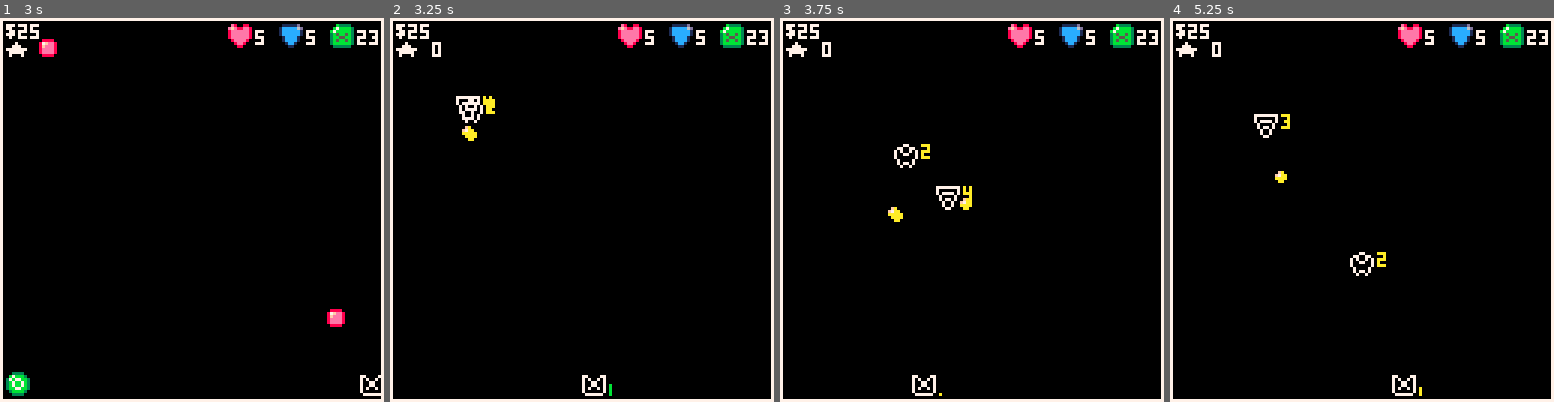
Above: before the commit, frames 1-4 (left to right).
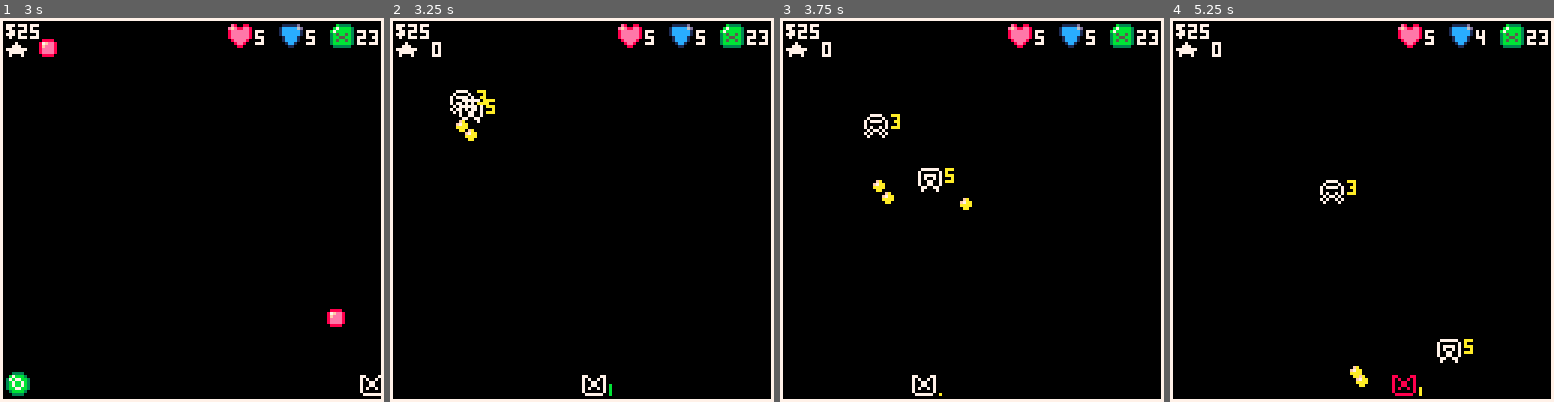
Above: after the commit, the same moments.

Repository: NinetiesPaul/Orion-s-Defender
Game: PICO-8 cartridge orionsdefender.p8
The game is run twice, just before and just after one commit, with the same random seed, the same clock (stepped at 60 frames per second) and the same inputs.
Inputs:
- Up to frame 1 (3 s): tap X (X key) at 0.33, 1.07, 1.85, 2.97 s; tap O (Z key) at 0.7, 1.7, 2.1, 2.5, 2.9 s; hold Right 1.6-2.1 s; hold Up 2.15-2.42 s; hold Right from 2.47 s (still down)
- Up to frame 2 (3.25 s): release Right at 3.03 s; hold Left from 3.08 s (still down)
- Up to frame 3 (3.75 s): tap O (Z key) at 3.3, 3.7 s; release Left at 3.58 s; hold Down from 3.63 s (still down)
- Up to frame 4 (5.25 s): release Down at 3.97 s; hold Right 4.02-4.68 s; tap X (X key) at 4.08, 5.2 s; tap O (Z key) at 4.1, 4.5, 4.9 s; hold Up 4.73-5.03 s; hold Left from 5.08 s (still down)

Frame 1 is identical in both runs. In frame 2, 0.4% of the frame differs, in the area x 15-28%, y 18-31%; in frame 3, 1.2%; in frame 4, 1.4%, in the area x 21-83%, y 3-99%.

Commit message:
changed scoring and rewarding mechanics

Diff:
--- a/orionsdefender.p8
+++ b/orionsdefender.p8
@@ -42,6 +42,7 @@
 	clock = 0
 	current_view = views[6]
 	rewards_given = false
+	battle_rewards = 0
 	r_fuel = 0
 	r_scraps = 0
 	-- player variables
@@ -97,7 +98,9 @@
 			["b_speed"] =  0.5,
 			["b_cdr"] = 90,
 			["n_destroyed"] = 0,
-			["knowledge_level"] = 0
+			["knowledge_level"] = 0,
+			["score"] = 100,
+			["reward"] = 8
 		},
 		{
 			["spr_ok"] = 010,
@@ -108,7 +111,9 @@
 			["b_speed"] =  1,
 			["b_cdr"] = 60,
 			["n_destroyed"] = 0,
-			["knowledge_level"] = 0
+			["knowledge_level"] = 0,
+			["score"] = 125,
+			["reward"] = 12
 		},
 		{
 			["spr_ok"] = 011,
@@ -119,7 +124,9 @@
 			["b_speed"] =  1.5,
 			["b_cdr"] = 45,
 			["n_destroyed"] = 0,
-			["knowledge_level"] = 0
+			["knowledge_level"] = 0,
+			["score"] = 150,
+			["reward"] = 14
 		},
 		{
 			["spr_ok"] = 012,
@@ -130,7 +137,9 @@
 			["b_speed"] =  2,
 			["b_cdr"] = 30,
 			["n_destroyed"] = 0,
-			["knowledge_level"] = 0
+			["knowledge_level"] = 0,
+			["score"] = 175,
+			["reward"] = 16
 		}
 	}
 	enemies = {}
@@ -287,7 +296,7 @@
 
 	while(enemy_count > 0)
 	do
-		enemy_data = enemy_list[flr(rnd(count(enemy_list)))+1]
+		enemy_data = rnd(enemy_list)
 		local enemy = {}
 		enemy.spr = enemy_data["spr_ok"]
 		enemy.spr_damage = enemy_data["spr_damage"]
@@ -299,10 +308,12 @@
 		enemy.y = flr(rnd(15))+15
 		enemy.sx = enemy.x
 		enemy.sy = enemy.y
-		enemy.lx = enemy.x+rnd(30)+30
-		enemy.ly = enemy.y+rnd(30)+30
+		enemy.lx = enemy.x+rnd(30)+60
+		enemy.ly = enemy.y+rnd(30)+60
 		enemy.move_forward = true
 		enemy.fire = true
+		enemy.score = enemy_data.score
+		enemy.reward = enemy_data.reward
 		enemy.cdr = enemy_data["b_cdr"]
 		enemy.collateral = false
 		add(enemies, enemy)
@@ -318,11 +329,11 @@
 		x = difficulty * (flr(rnd(5)) + 1)
 		fuel += x
 		r_fuel = x
-		scraps_reward = x * 10
-		scraps += scraps_reward
-		r_scraps = scraps_reward
+		scraps += battle_rewards
+		r_scraps = battle_rewards
 		rewards_given = true
 		bullet_cooldown = 0
+		battle_rewards = 0
 	else
 		if btnp(4) or btnp(5) then
 			current_view = views[1]
@@ -452,8 +463,7 @@
 		local bullet = {}
 		bullet.x = ship_x
 		bullet.y = ship_y - 8
-		--bullet.critical = (rnd() > random_factor) and true or false
-		bullet.critical = false
+		bullet.critical = (rnd() > random_factor) and true or false
 		bullet.spr = (bullet.critical == true) and 049 or 001
 
 		bullet_cooldown = bullet_cooldown_rate
@@ -505,8 +515,9 @@
 					end
 				end
 
+				score += e.score
+				battle_rewards += flr(10 + (e.reward * (difficulty/2)))
 				del(enemies,e)
-				score += 100
 				sfx(05)
 			end
 
